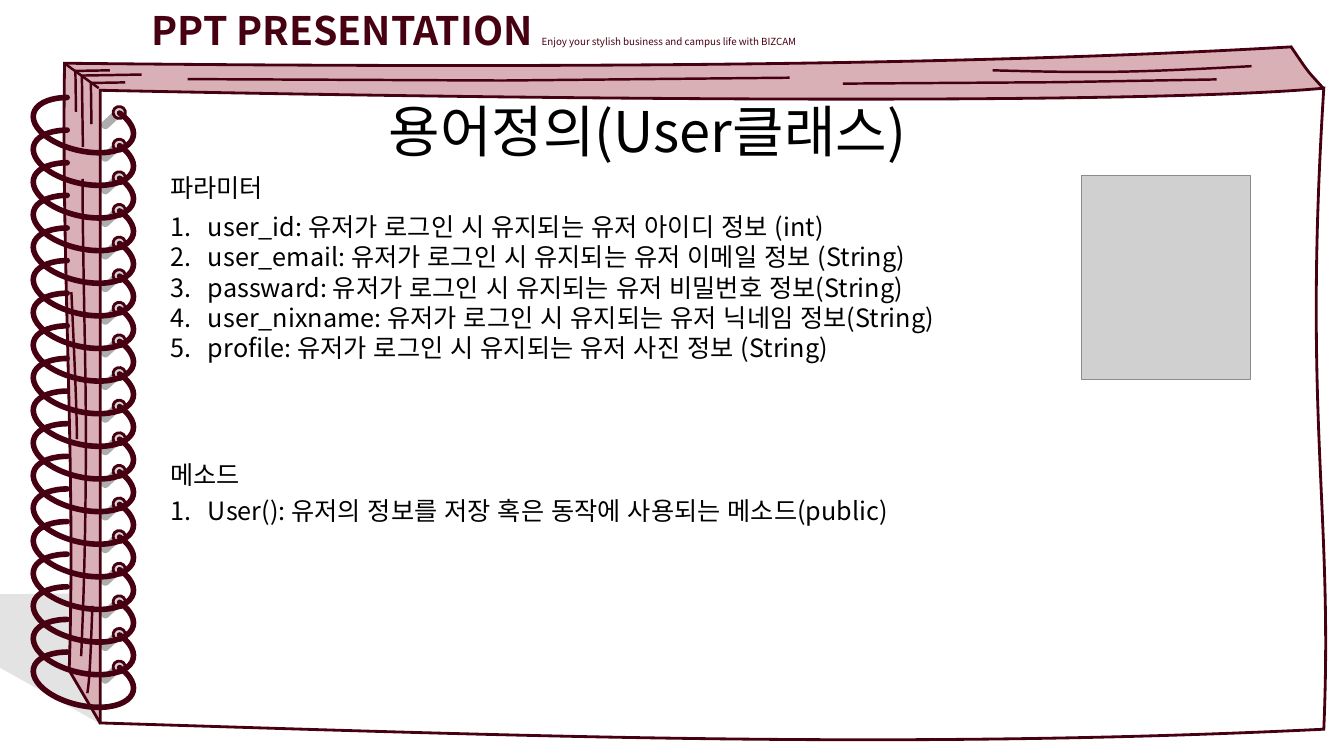
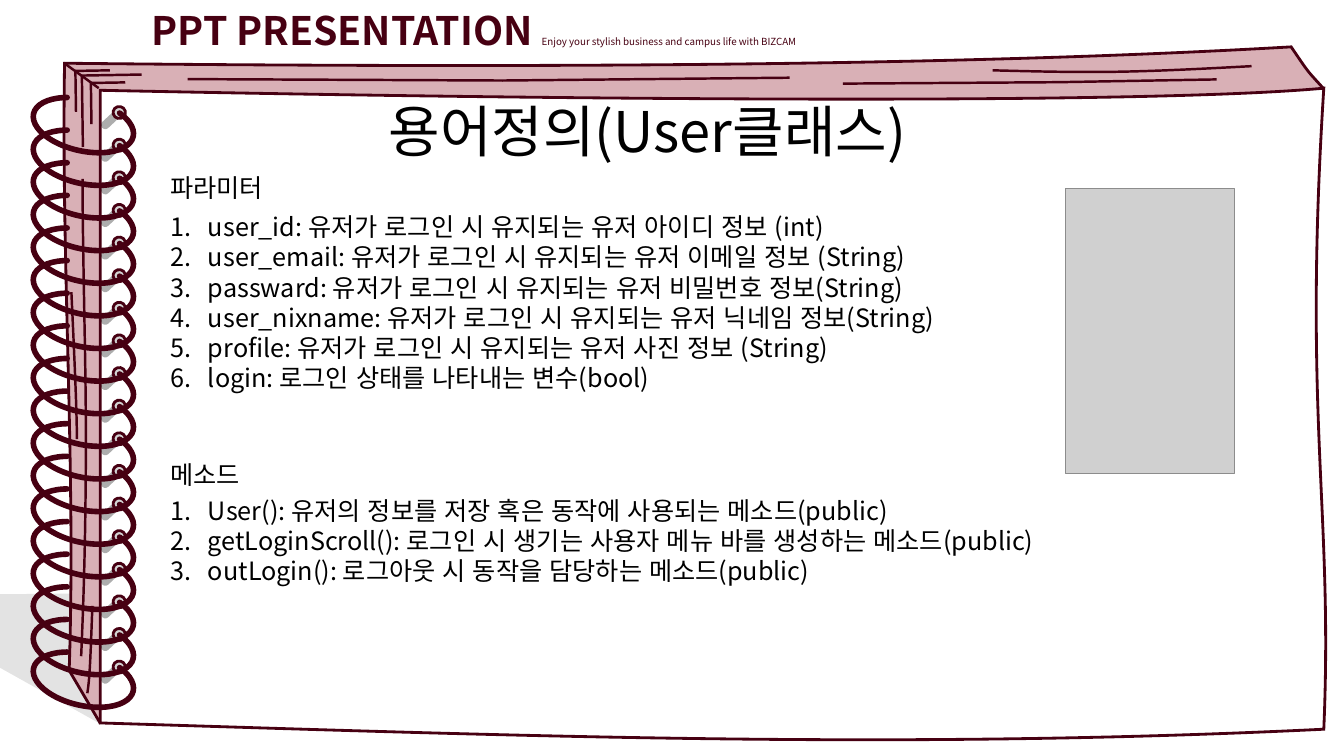
Before and after one commit to What-The-Pork/meeting-log, a slide deck: slide 13 of 클래스다이어그램/구현명세서(A조).pptx. Drawn at 1344x756 pixels with LibreOffice and Linux fonts; fonts in the diff are those of the drawing; grey boxes stand for pictures. Boxes give left, top, right and bottom in pixels: in the first picture for what was removed or moved away, otherwise in the second. Text is boxed around its words. In the diff, an @@ line names an element or a change of style, - is before the commit and + after.

```diff
--- a/클래스다이어그램/구현명세서(A조).pptx
+++ b/클래스다이어그램/구현명세서(A조).pptx
@@ picture: place and size @@
-picture at box(1082, 176, 1251, 380)
+picture at box(1066, 189, 1235, 474)
@@ text at box(208, 362, 650, 394): paragraph added @@
+6. login: 로그인 상태를 나타내는 변수(bool)
@@ text at box(208, 524, 1033, 586): paragraphs added @@
+2. getLoginScroll(): 로그인 시 생기는 사용자 메뉴 바를 생성하는 메소드(public)
+3. outLogin(): 로그아웃 시 동작을 담당하는 메소드(public)
```
Also in this commit, not shown: 3 other slides changed, 2 other files.
